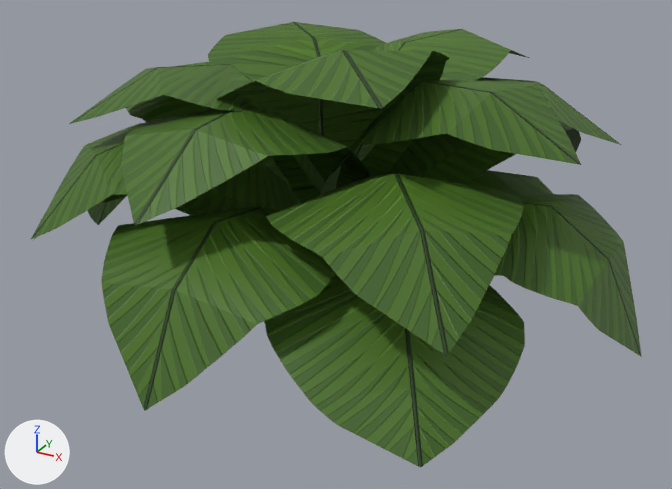
Before and after pictures for a commit that changed the FBX model Spelprojekt/Spelprojekt/Models/Bush.fbx.
Both versions are drawn from a 50 mm camera at (0.0576, -0.106, 0.0588) aimed at (0.0019, -0.0047, 0.0081). The lights are fixed; the arrows at lower left show +X, +Y and +Z. Where no turn or scale is listed for an object, it has been applied to the vertices.

Before the edit, the objects in view are built like this:
```python
mat_phong1 = bpy.data.materials.new('phong1')
mat_phong1.use_nodes = True; mat_phong1.node_tree.nodes.clear()
_N = mat_phong1.node_tree.nodes; _L = mat_phong1.node_tree.links
n0 = _N.new('ShaderNodeBsdfPrincipled'); n0.name = 'Principled BSDF'
n0.inputs[2].default_value = 0.553  # 'Roughness'
n1 = _N.new('ShaderNodeOutputMaterial'); n1.name = 'Material Output'
n2 = _N.new('ShaderNodeTexImage'); n2.name = 'Image Texture'
n2.image = img_bush_texture_png
n3 = _N.new('ShaderNodeTexImage'); n3.name = 'Image Texture.001'
n3.image = img_bush_normal_png
n4 = _N.new('ShaderNodeNormalMap'); n4.name = 'Normal Map'
_L.new(n2.outputs[0], n0.inputs[0])  # 'Color' to 'Base Color'
_L.new(n2.outputs[1], n0.inputs[4])  # 'Alpha' to 'Alpha'
_L.new(n3.outputs[0], n4.inputs[1])  # 'Color' to 'Color'
_L.new(n4.outputs[0], n0.inputs[5])  # 'Normal' to 'Normal'
_L.new(n0.outputs[0], n1.inputs[0])  # 'BSDF' to 'Surface'
me_mesh = bpy.data.meshes.new('Mesh')
me_mesh.from_pydata(...)  # 357 vertices, 252 faces; spans x -0.0424..0.0427, y -0.0424..0.0425, z -0.0168..0.0196
me_mesh.materials.append(mat_phong1)
ob_bush = bpy.data.objects.new('Bush', me_mesh)
ob_bush.location = (-0.0001, -0.0007, 0.017)
```
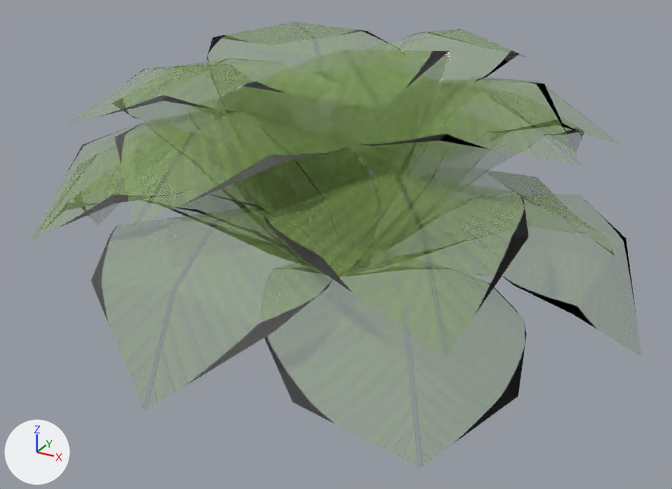
The newer file is also rescaled (x0.5), turned or shifted as a whole; pictures and numbers use the older file's frame.

The change, as a list of edits to the scene's bpy script:
```text
Change img_bush_texture_png:
    img_bush_texture_png: load_image('Bush_Texture.png', '_unpacked/Bush_Texture.png', 1024, 1024, 'sRGB') -> load_image('Bush_Texture.png', 'Bush.fbm/Bush_Texture.png', 1024, 1024, 'Non-Color')
Change mat_phong1:
    add n5 = _N.new('ShaderNodeTexImage'); n5.name = 'Image Texture.002'
    add n5.image = img_bush_texture_png
    where n2 = _N.new('ShaderNodeTexImage'); n2.name = 'Image Texture'
    where n0 = _N.new('ShaderNodeBsdfPrincipled'); n0.name = 'Principled BSDF'
    remove _L.new(n2.outputs[1], n0.inputs[4])  # 'Alpha' to 'Alpha'
    add _L.new(n5.outputs[0], n0.inputs[4])  # 'Color' to 'Alpha'
```

What differs and where, as boxes (x1, y1, x2, y2) in the pictures (672 x 489 px):
'Bush', surface changed: (31, 22, 642, 468) in both
